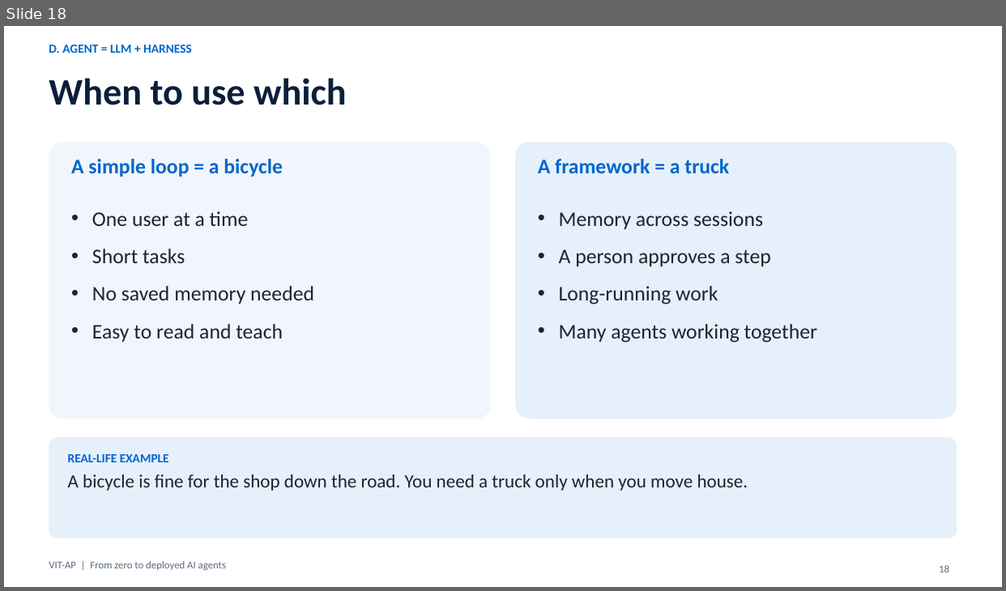
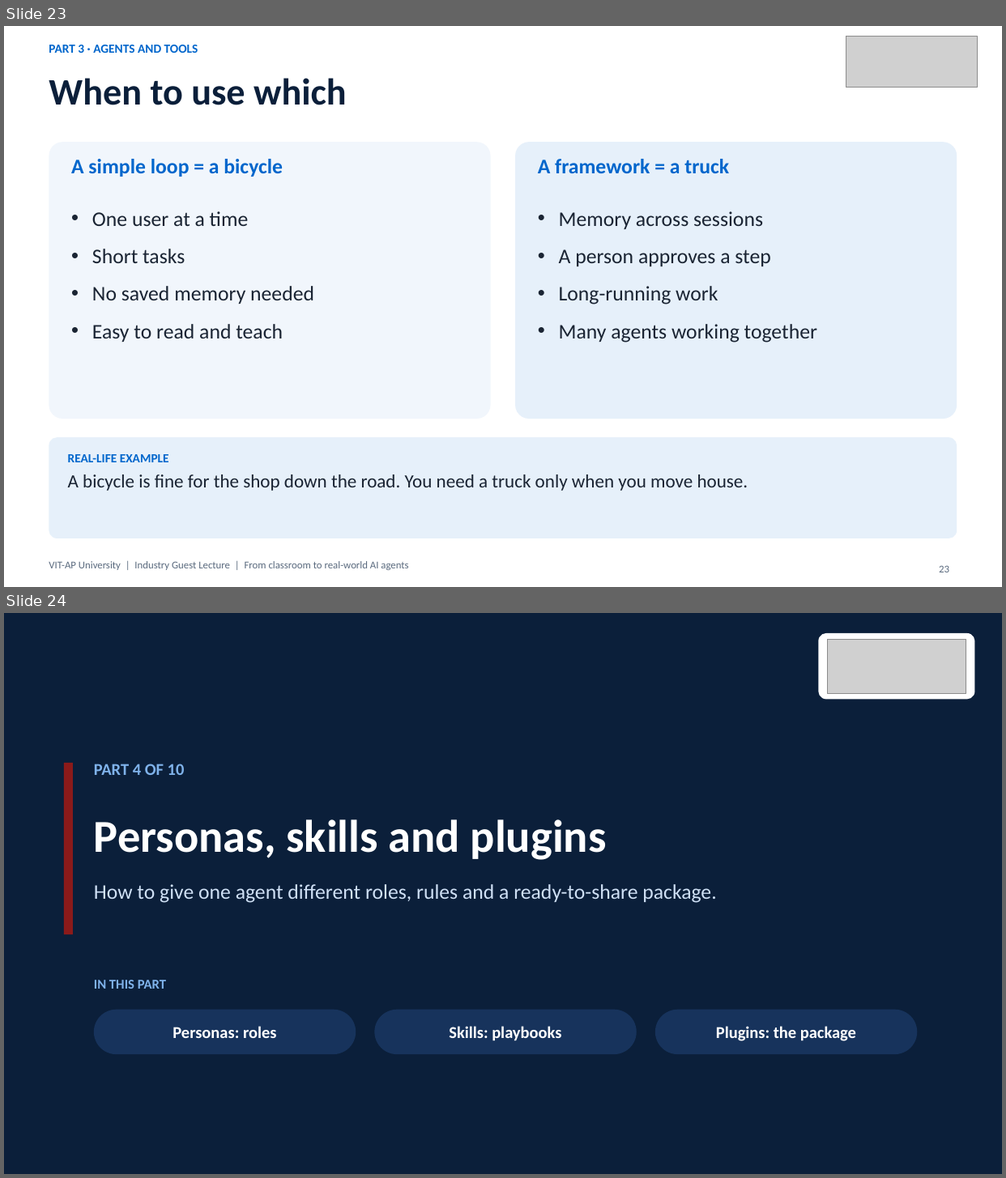
Before and after one commit to nareshroyalc/Demo, a slide deck: deck/VIT-AP_AI_Webinar.pptx. Shown one above the other, each under a label of ours: slide 18 before the commit, slides 23 and 24 after it. The pictures are 1006x591 and 1006x1178 pixels, drawn with LibreOffice and Linux fonts; fonts in the diff are those of the drawing; grey boxes stand for pictures. Boxes give left, top, right and bottom in pixels: in the first picture for what was removed or moved away, otherwise in the second. Text is boxed around its words. In the diff, an @@ line names an element or a change of style, - is before the commit and + after.

Commit message:
Deck: VIT-AP intro, agenda, logo, 10 part dividers, two tools slides (65 slides)

```diff
--- a/deck/VIT-AP_AI_Webinar.pptx
+++ b/deck/VIT-AP_AI_Webinar.pptx
@@ slide 24 added at <box>4,613,1002,1174</box>, background #0B1F3A @@
@@ rounded rectangle added at <box>819,633,975,699</box>, fill #FFFFFF @@
@@ picture added at <box>828,639,966,693</box> @@
@@ rectangle added at <box>64,763,73,935</box>, fill #8B1A1A @@
@@ text added at <box>94,764,185,775</box>, 16 pt, text #7FB2EA, bold @@
+PART 4 OF 10
@@ title added at <box>94,820,607,860</box>, 44 pt, text #FFFFFF, bold @@
+Personas, skills and plugins
@@ text added at <box>94,884,716,903</box>, 20 pt, text #CFE0F5 @@
+How to give one agent different roles, rules and a ready-to-share package.
@@ text added at <box>94,980,166,989</box>, 13 pt, text #7FB2EA, bold @@
+IN THIS PART
@@ rounded rectangle added at <box>94,1010,356,1054</box>, fill #17335C, 16 pt, text #FFFFFF, bold @@
+Personas: roles
@@ rounded rectangle added at <box>374,1010,637,1054</box>, fill #17335C, 16 pt, text #FFFFFF, bold @@
+Skills: playbooks
@@ rounded rectangle added at <box>655,1010,918,1054</box>, fill #17335C, 16 pt, text #FFFFFF, bold @@
+Plugins: the package
@@ what was slide 18 is now slide 23 @@
@@ slide 23 changed as well @@
@@ text at <box>49,45,198,53</box>: text changed @@
-D. AGENT = LLM + HARNESS
+PART 3 · AGENTS AND TOOLS
@@ picture added at <box>846,37,978,88</box> @@
@@ text at <box>49,561,408,570</box>: text changed @@
-VIT-AP | From zero to deployed AI agents
+VIT-AP University | Industry Guest Lecture | From classroom to real-world AI agents
@@ page number at <box>939,565,949,573</box>: text changed @@
-18
+23
```
Also in this commit, not shown: 49 other slides changed, 13 other slides added, 6 other files.
